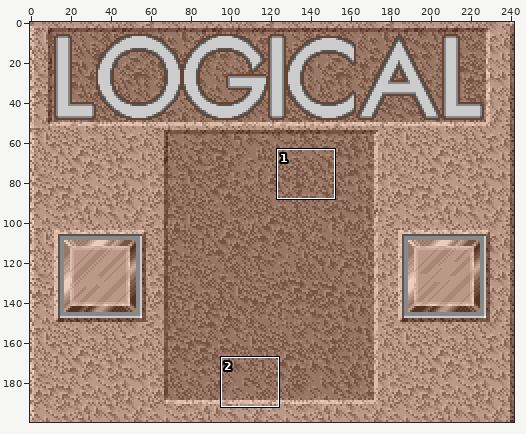
File history of a sprite sheet, Logical/Content/1/UI/MainMenu.png. Above, an overview of the earlier version with the close-up marked.
Close-up. The starting point:
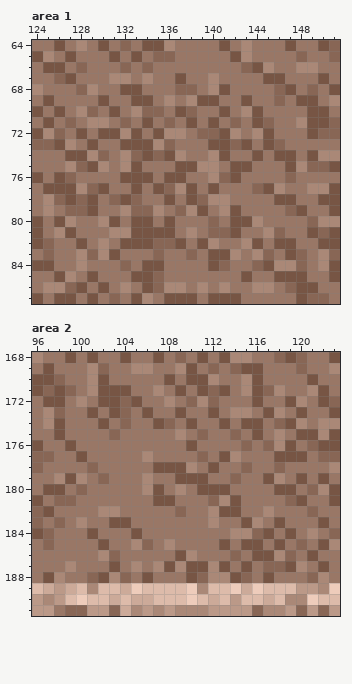
The file is 242x200 pixels. Shown: area 1: x 124..151, y 64..87; area 2: x 96..123, y 168..191.
After the commit:
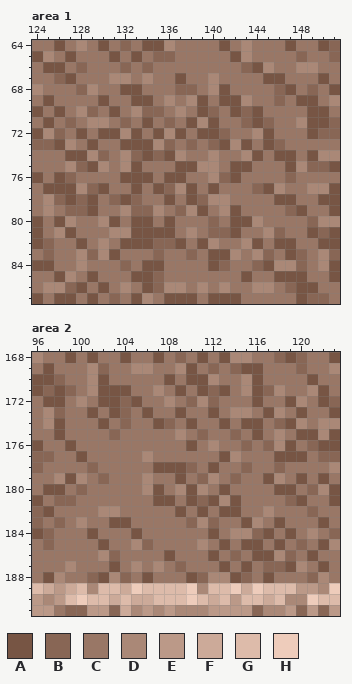
Palette (. is transparent): A #775544  B #886655  C #997766  D #aa8877  E #bb9988  F #ccaa99  G #ddbbaa  H #eeccbb
Change:
Area 1:
y 69: x 140..143 ACCA -> CAAD
y 70: x 137..143 ABCCACD -> DCABCAB
y 71: x 139 C -> D; x 142..143 BC -> CB
y 72: x 137 D -> A; x 139..142 BBAD -> AABC
y 73: x 138 C -> B; x 140 A -> B; x 142 B -> D
y 74: x 141 A -> C; x 143 C -> D
Area 2:
y 176: x 112 C -> D
y 177: x 111 B -> C
y 178: x 110 D -> B
y 179: x 110..112 AAC -> CBD
y 180: x 110..112 CAA -> ADC
y 181: x 110..112 CCB -> ABA
y 182: x 109 B -> A; x 111..112 CD -> AC
y 183: x 110..112 CCD -> BDB
y 184: x 112 C -> A
y 185: x 108 D -> C; x 111 C -> D
y 186: x 108..110 CAD -> ACC; x 112 C -> A
y 187: x 108..112 ADAAD -> CBCCC
Where, in picture pixels (left, top, right, bottom), the same in both close-ups:
changed: (175, 95, 252, 161)
changed: (164, 440, 219, 572)
